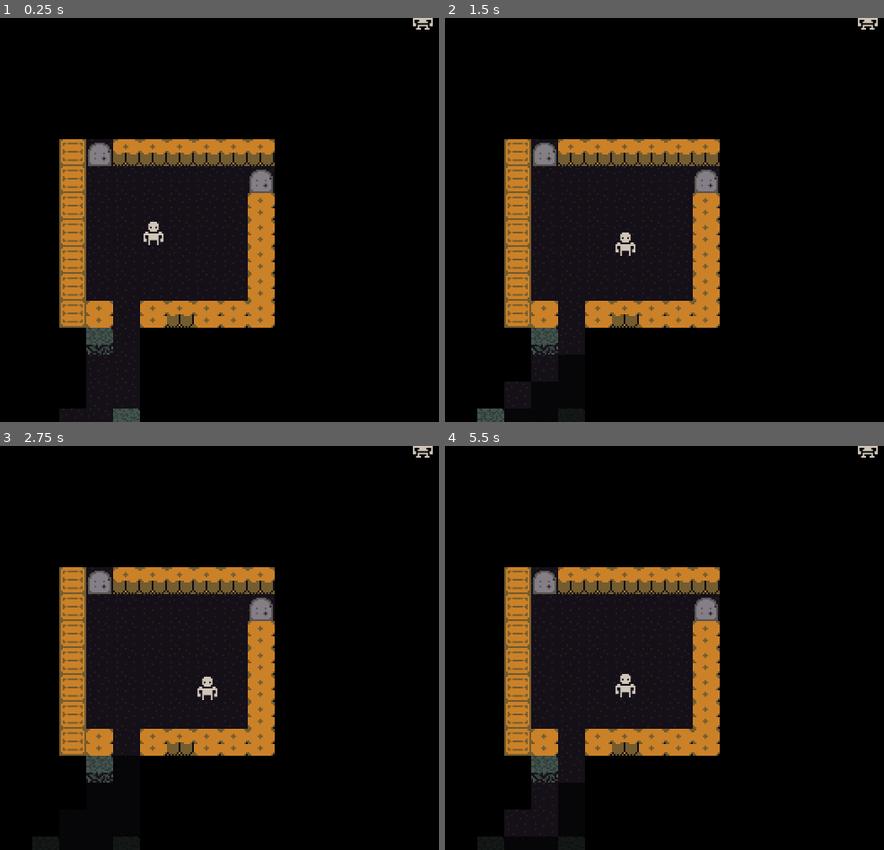
Above: before the commit, frames 1-4 (two rows, left to right).
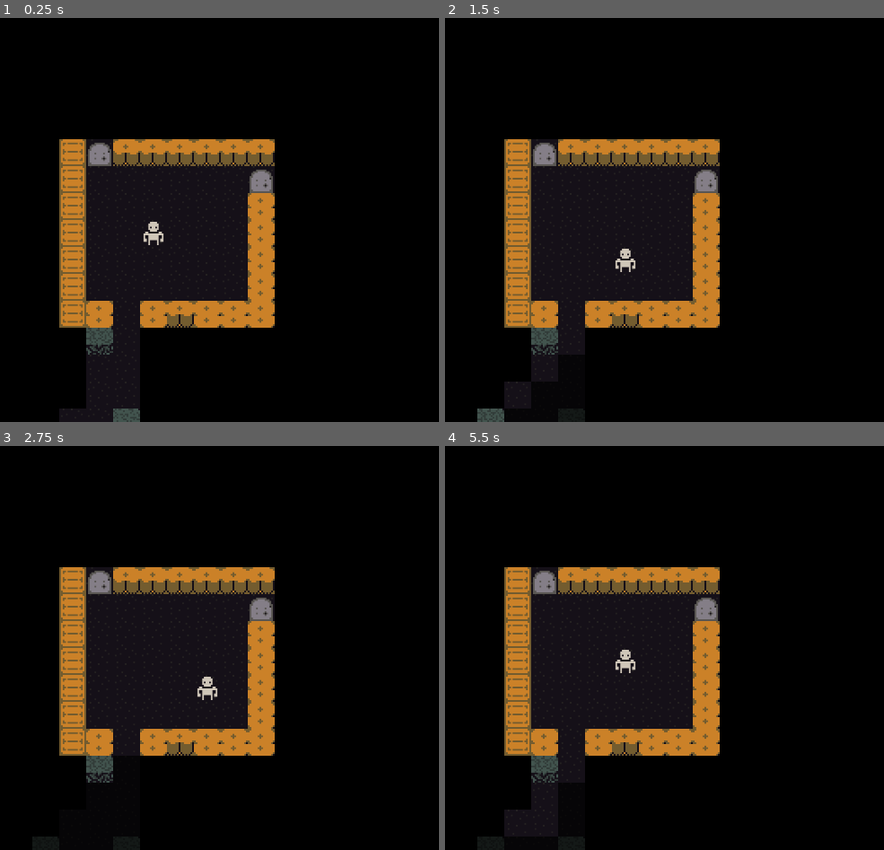
Above: after the commit, the same moments.

Repository: maxwell-github78/godot-roguelike
Game: Godot game, scene res://Game/game.tscn
Two runs of this game, one before a commit and one after it. Both use one fixed random seed, a clock stepped at 60 frames per second and the inputs below.
Inputs (mouse positions are in pixels of both pictures, inside the frame that each line leads up to):
- Up to frame 1 (0.25 s): no input
- Up to frame 2 (1.5 s): tap Enter at 0.5 s; move the mouse to (743, 199) at 0.52 s; hold Right (ui_right) 0.53-1.28 s; click (743, 199) at 0.67 s; tap Space at 1.25 s; move the mouse to (outside the picture) at 1.27 s; hold Down (ui_down) from 1.28 s (still down)
- Up to frame 3 (2.75 s): move the mouse to (210, 559) at 2.02 s; release Down (ui_down) at 2.03 s; hold Right (ui_right) from 2.03 s (still down)
- Up to frame 4 (5.5 s): move the mouse to (550, 728) at 2.77 s; release Right (ui_right) at 2.78 s; hold Up (ui_up) 2.78-3.53 s; click (550, 728) at 2.92 s; move the mouse to (800, 708) at 3.52 s; hold Left (ui_left) 3.53-5.03 s; move the mouse to (outside the picture) at 4.27 s; tap Enter at 5 s; move the mouse to (620, 648) at 5.02 s; hold Down (ui_down) from 5.03 s (still down); click (620, 648) at 5.17 s

The runs differ from the first frame. In frame 1, less than 0.1% of the frame differs, in the area x 94-99%, y 0-3%; in frame 2, 0.3%; in frame 3, less than 0.1%; in frame 4, 0.4%, in the area x 38-99%, y 0-63%.

Commit message:
Visibility fixes.

Diff:
--- a/Entities/Actors/Actions/movement_action.gd
+++ b/Entities/Actors/Actions/movement_action.gd
@@ -12,6 +12,6 @@
 	if game.get_map_data().get_blocking_entity_at_location(destination):
 		return
 	var tween = entity.create_tween()
-	tween.tween_property(entity, "position", Vector2(Grid.grid_to_world(destination)), 0.5)
+	tween.tween_property(entity, "position", Vector2(Grid.grid_to_world(destination)), 0.1)
 	MovementAnimation.new(game, tween, entity, entity.grid_position, destination, false, false)
 	entity.move(offset)
--- a/Game/game.gd
+++ b/Game/game.gd
@@ -30,6 +30,7 @@
 	rng.randomize()
 	map.generate(player, rng)
 	map.update_fov(player.grid_position)
+	map.update_entity_visibility()
 
 func _process(_delta: float) -> void:
 	#print(interruptions)
@@ -74,7 +75,6 @@
 		if entity.grid_position != previous_position:
 			if entity.is_player_controlled:
 				map.update_fov(player.grid_position) #Does not handle multiple fields of view
-			else:
 				map.update_entity_visibility()
 		entity.energy = 0
 		return true
--- a/Game/movement_animation.gd
+++ b/Game/movement_animation.gd
@@ -54,7 +54,7 @@
 	visibility()
 
 func visibility():
-	print(start_grid_position, end_grid_position)
+	#print(start_grid_position, end_grid_position)
 	if tiles.get_tile(start_grid_position).is_in_view or tiles.get_tile(end_grid_position).is_in_view:
 		target.visible = true
 		#target.modulate = Color(1,1,1)
--- a/Map/entity_generator.gd
+++ b/Map/entity_generator.gd
@@ -7,9 +7,9 @@
 
 var actor_types: Dictionary
 const feature_weights := {
-	"guard": [100,39],
-	"celestial": [140, 69],
-	"imp": [0, 99],
+	"guard": [0,39],
+	"celestial": [40, 69],
+	"imp": [70, 99],
 }
 
 func _ready() -> void:
--- a/Map/map.gd
+++ b/Map/map.gd
@@ -28,8 +28,8 @@
 
 func update_entity_visibility() -> void:
 	for entity in map_data.entities:
-		pass
-		#entity.visible = map_data.get_tile(entity.grid_position).is_in_view
+		if not entity.current_animation:
+			entity.visible = map_data.get_tile(entity.grid_position).is_in_view
 
 func _place_entities() -> void:
 	for entity in map_data.entities:
--- a/assets/definitions/actors/player.tres
+++ b/assets/definitions/actors/player.tres
@@ -11,7 +11,6 @@
 script = ExtResource("1_rfcna")
 name = "Player"
 texture = SubResource("AtlasTexture_8yuns")
-speed = 10
 team = "player"
 enemy_teams = Array[String](["monster"])
 is_player_controlled = true
